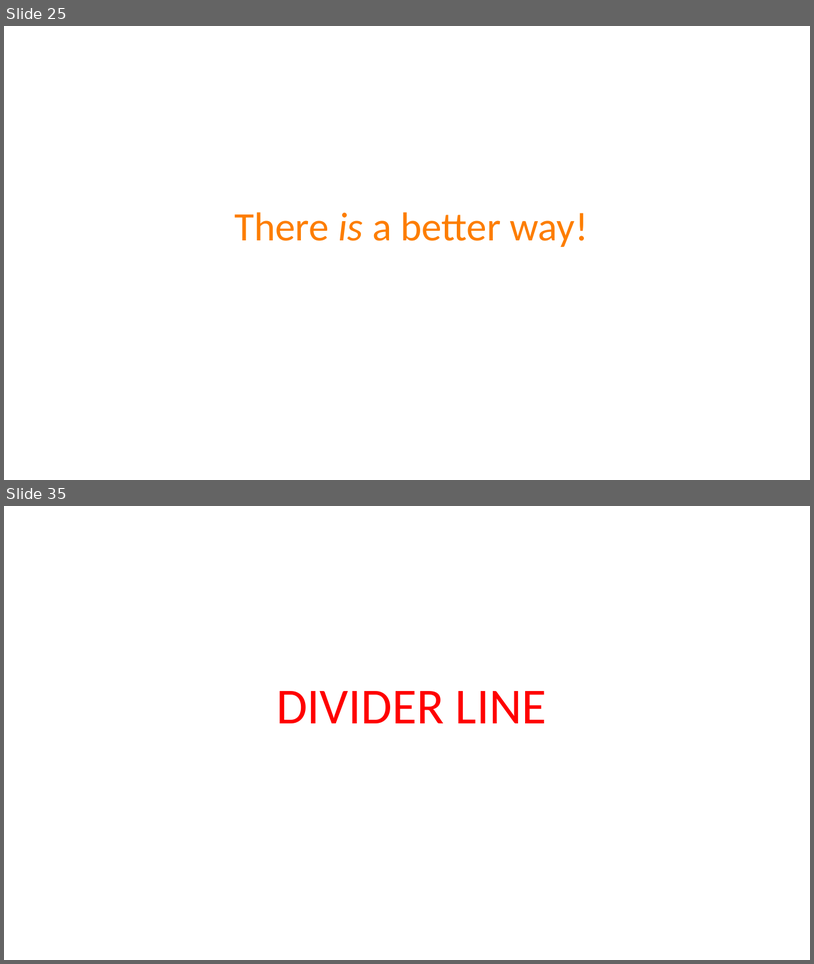
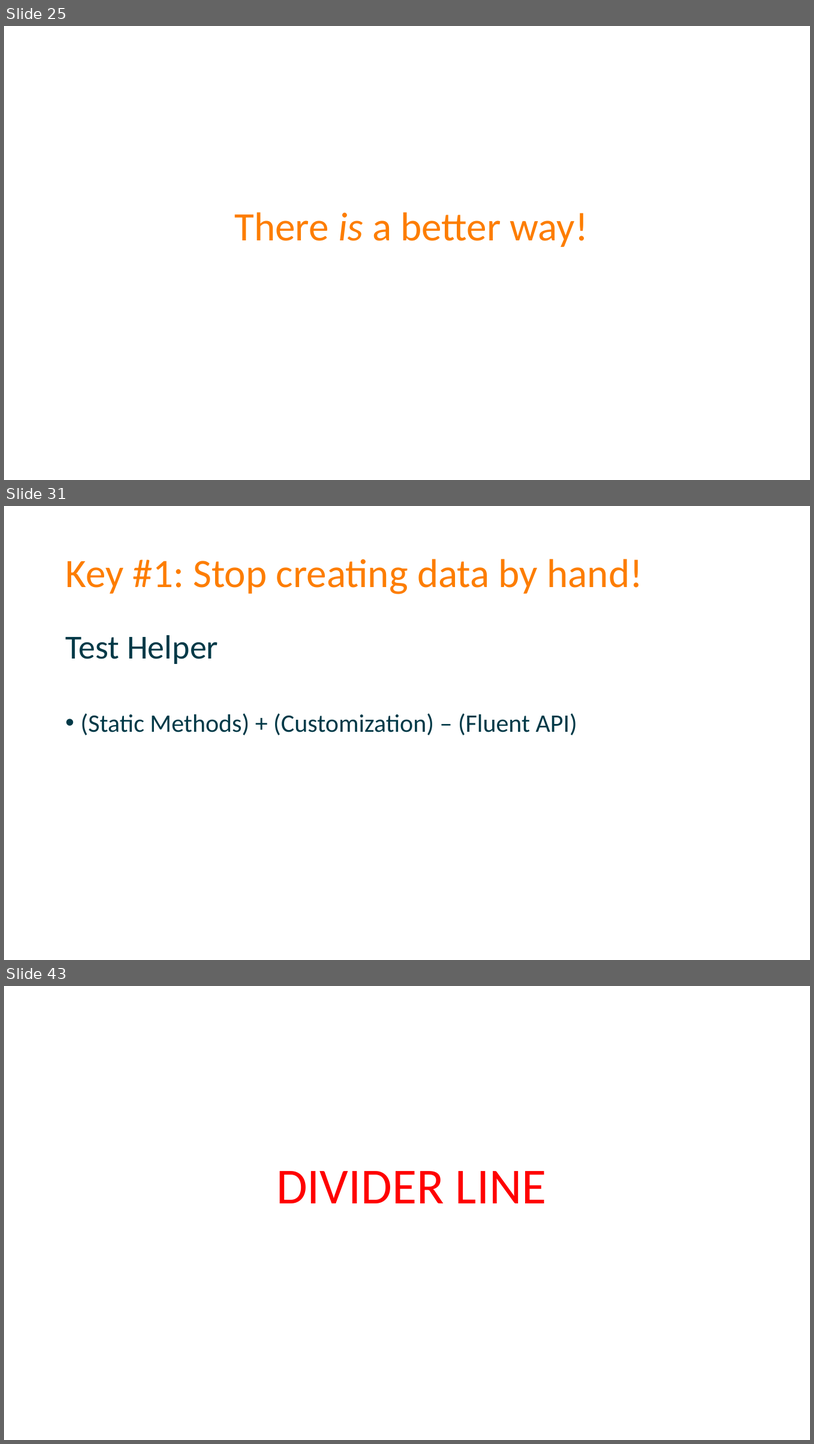
Before and after one commit to spetryjohnson/Talk-Patterns_of_Effective_Test_Setup, a slide deck: POETS - CodeMash 2017.pptx. Shown one above the other, each under a label of ours: slides 25 and 35 before the commit, slides 25, 31 and 43 after it; the slides between them are not shown. The pictures are 814x964 and 814x1444 pixels, drawn with LibreOffice and Linux fonts; fonts in the diff are those of the drawing. Boxes give left, top, right and bottom in pixels: in the first picture for what was removed or moved away, otherwise in the second. Text is boxed around its words. In the diff, an @@ line names an element or a change of style, - is before the commit and + after.

```diff
--- a/POETS - CodeMash 2017.pptx
+++ b/POETS - CodeMash 2017.pptx
@@ slide 31 added at (4, 506, 810, 960), background #FFFFFF @@
@@ title added at (65, 559, 643, 594), 48 pt, text #FD7D00 @@
+Key #1: Stop creating data by hand!
@@ text added at (65, 635, 578, 735), 30 pt, text #013947 @@
+Test Helper
+• (Static Methods) + (Customization) – (Fluent API)
@@ what was slide 35 is now slide 43 @@
```
Also in this commit, not shown: 5 slides changed, 11 other slides added, 4 slides removed, 1 other file.
